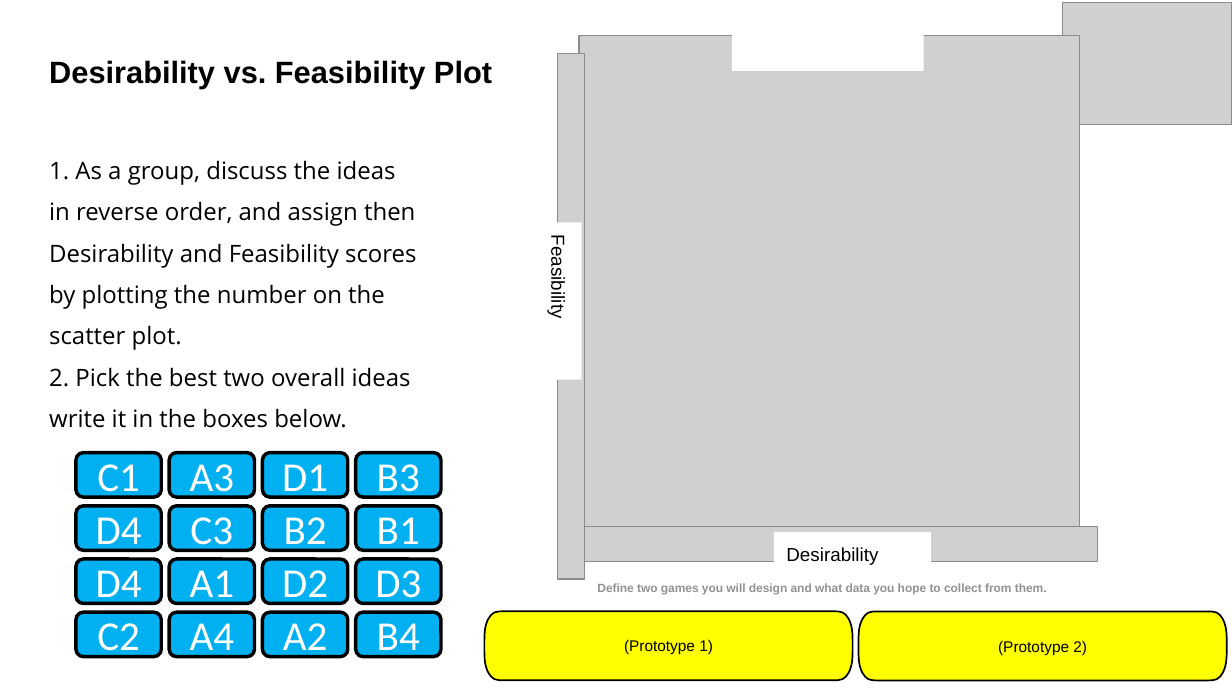
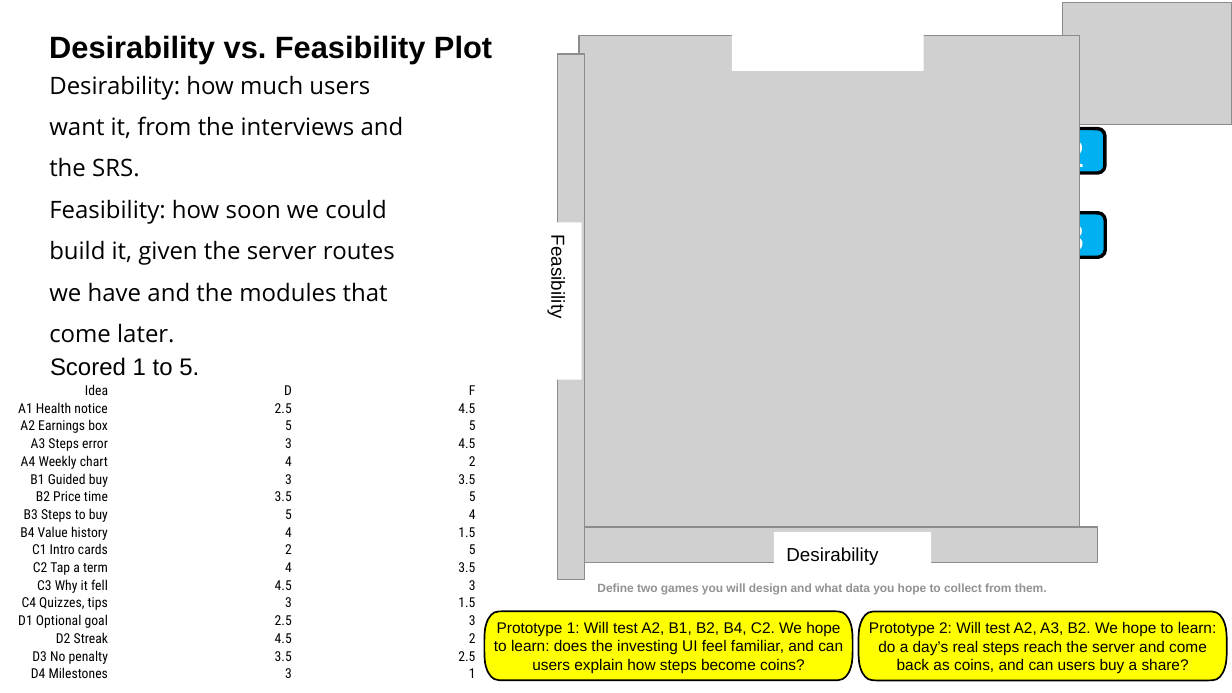
Before and after one commit to davislenover/BurnNEarn, a slide deck: slide 24 of docs/CDs/DesignThinking/DesignThinkingWorksheet.pptx (slide 19 before the commit). Drawn at 1232x693 pixels with LibreOffice and Linux fonts; fonts in the diff are those of the drawing; grey boxes stand for pictures. Boxes give left, top, right and bottom in pixels: in the first picture for what was removed or moved away, otherwise in the second. Text is boxed around its words. In the diff, an @@ line names an element or a change of style, - is before the commit and + after.

```diff
--- a/docs/CDs/DesignThinking/DesignThinkingWorksheet.pptx
+++ b/docs/CDs/DesignThinking/DesignThinkingWorksheet.pptx
@@ text "Desirability vs. Feasibility Plot": place and size @@
-text "Desirability vs. Feasibility Plot" at bbox=[49, 60, 492, 89]
+text "Desirability vs. Feasibility Plot" at bbox=[49, 35, 492, 64]
@@ text at bbox=[49, 75, 404, 343]: text changed @@
-1. As a group, discuss the ideas in reverse order, and assign then Desirability and Feasibility scores by plotting the number on the scatter plot.
-2. Pick the best two overall ideas write it in the boxes below.
+Desirability: how much users want it, from the interviews and the SRS.
+Feasibility: how soon we could build it, given the server routes we have and the modules that come later.
@@ rounded rectangle "A2": place and size @@
-rounded rectangle "A2" at bbox=[262, 612, 347, 657]
+rounded rectangle "A2" at bbox=[1020, 128, 1105, 172]
@@ rounded rectangle "B3": place and size @@
-rounded rectangle "B3" at bbox=[356, 452, 441, 496]
+rounded rectangle "B3" at bbox=[1020, 213, 1105, 257]
@@ text added at bbox=[50, 357, 199, 376], 14 pt, text #000000 @@
+Scored 1 to 5.
@@ table added at bbox=[0, 381, 477, 682], 17 rows, 3 columns @@
+Idea | D | F
+A1 Health notice | 2.5 | 4.5
+A2 Earnings box | 5 | 5
+A3 Steps error | 3 | 4.5
+A4 Weekly chart | 4 | 2
+B1 Guided buy | 3 | 3.5
+B2 Price time | 3.5 | 5
+B3 Steps to buy | 5 | 4
+B4 Value history | 4 | 1.5
+C1 Intro cards | 2 | 5
+C2 Tap a term | 4 | 3.5
+C3 Why it fell | 4.5 | 3
+C4 Quizzes, tips | 3 | 1.5
+D1 Optional goal | 2.5 | 3
+D2 Streak | 4.5 | 2
+D3 No penalty | 3.5 | 2.5
+D4 Milestones | 3 | 1
@@ rounded rectangle removed at bbox=[76, 452, 161, 496] @@
-C1
@@ rounded rectangle removed at bbox=[169, 452, 254, 496] @@
-A3
@@ rounded rectangle removed at bbox=[262, 452, 347, 496] @@
-D1
@@ rounded rectangle removed at bbox=[76, 506, 161, 551] @@
-D4
@@ rounded rectangle removed at bbox=[169, 506, 254, 551] @@
-C3
@@ rounded rectangle removed at bbox=[262, 506, 347, 551] @@
-B2
@@ rounded rectangle removed at bbox=[356, 506, 441, 551] @@
-B1
@@ rounded rectangle removed at bbox=[76, 559, 161, 604] @@
-D4
@@ rounded rectangle removed at bbox=[169, 559, 254, 604] @@
-A1
@@ rounded rectangle removed at bbox=[262, 559, 347, 604] @@
-D2
@@ rounded rectangle removed at bbox=[356, 559, 441, 604] @@
-D3
@@ rounded rectangle removed at bbox=[76, 612, 161, 657] @@
-C2
@@ rounded rectangle removed at bbox=[169, 612, 254, 657] @@
-A4
@@ rounded rectangle removed at bbox=[356, 612, 441, 657] @@
-B4
@@ text in freeform shape at bbox=[494, 621, 843, 674]: text changed @@
-(Prototype 1)
+Prototype 1: Will test A2, B1, B2, B4, C2. We hope to learn: does the investing UI feel familiar, and can users explain how steps become coins?
@@ text in freeform shape at bbox=[869, 621, 1216, 673]: text changed @@
-(Prototype 2)
+Prototype 2: Will test A2, A3, B2. We hope to learn: do a day’s real steps reach the server and come back as coins, and can users buy a share?
```
Also in this commit, not shown: 60 other slides changed, 13 slides added, 9 slides removed, 1 other file.
